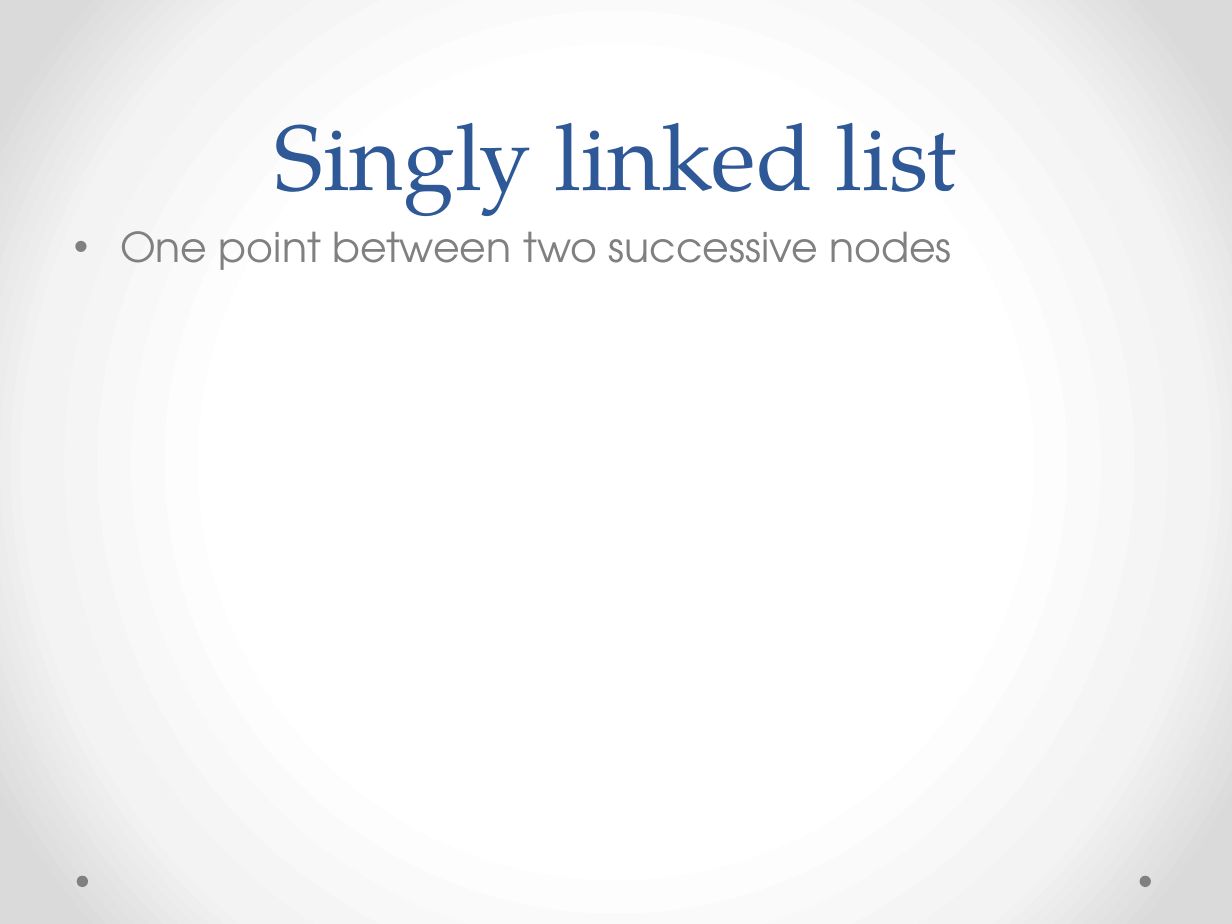
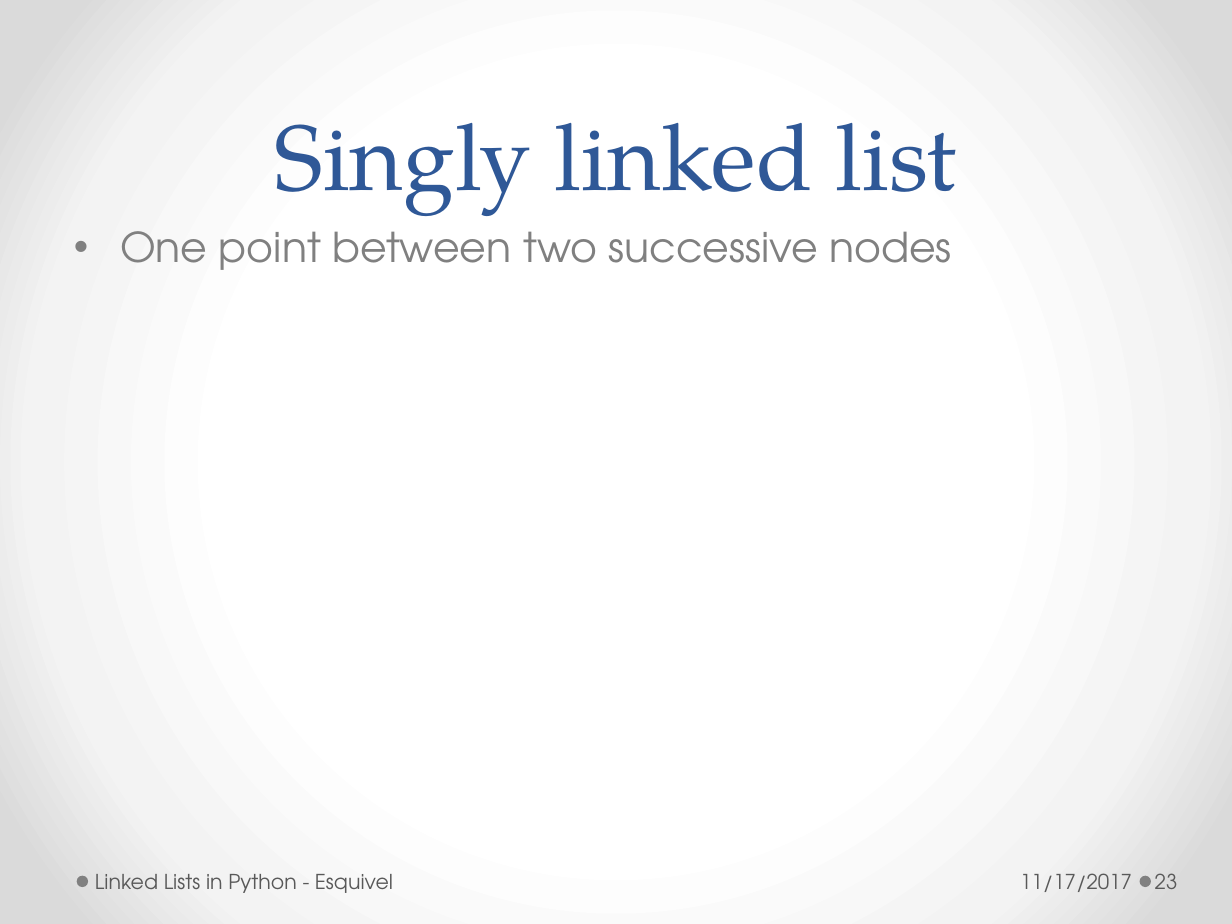
Before and after one commit to redsunsetrose/linked-Lists, a slide deck: slide 23 of LinkedLists.pptx (slide 19 before the commit). Drawn at 1232x924 pixels with LibreOffice and Linux fonts; fonts in the diff are those of the drawing. Boxes give left, top, right and bottom in pixels: in the first picture for what was removed or moved away, otherwise in the second. Text is boxed around its words. In the diff, an @@ line names an element or a change of style, - is before the commit and + after.

```diff
--- a/LinkedLists.pptx
+++ b/LinkedLists.pptx
@@ text added at (x1=95, y1=874, x2=393, y2=893), 12 pt, text #595959 @@
+Linked Lists in Python - Esquivel
@@ text added at (x1=1020, y1=873, x2=1132, y2=892), 12 pt, text #595959 @@
+11/17/2017
@@ page number added at (x1=1155, y1=873, x2=1178, y2=889), 12 pt, text #595959 @@
+23
```
Also in this commit, not shown: 18 other slides changed, 10 slides added, 6 slides removed.
